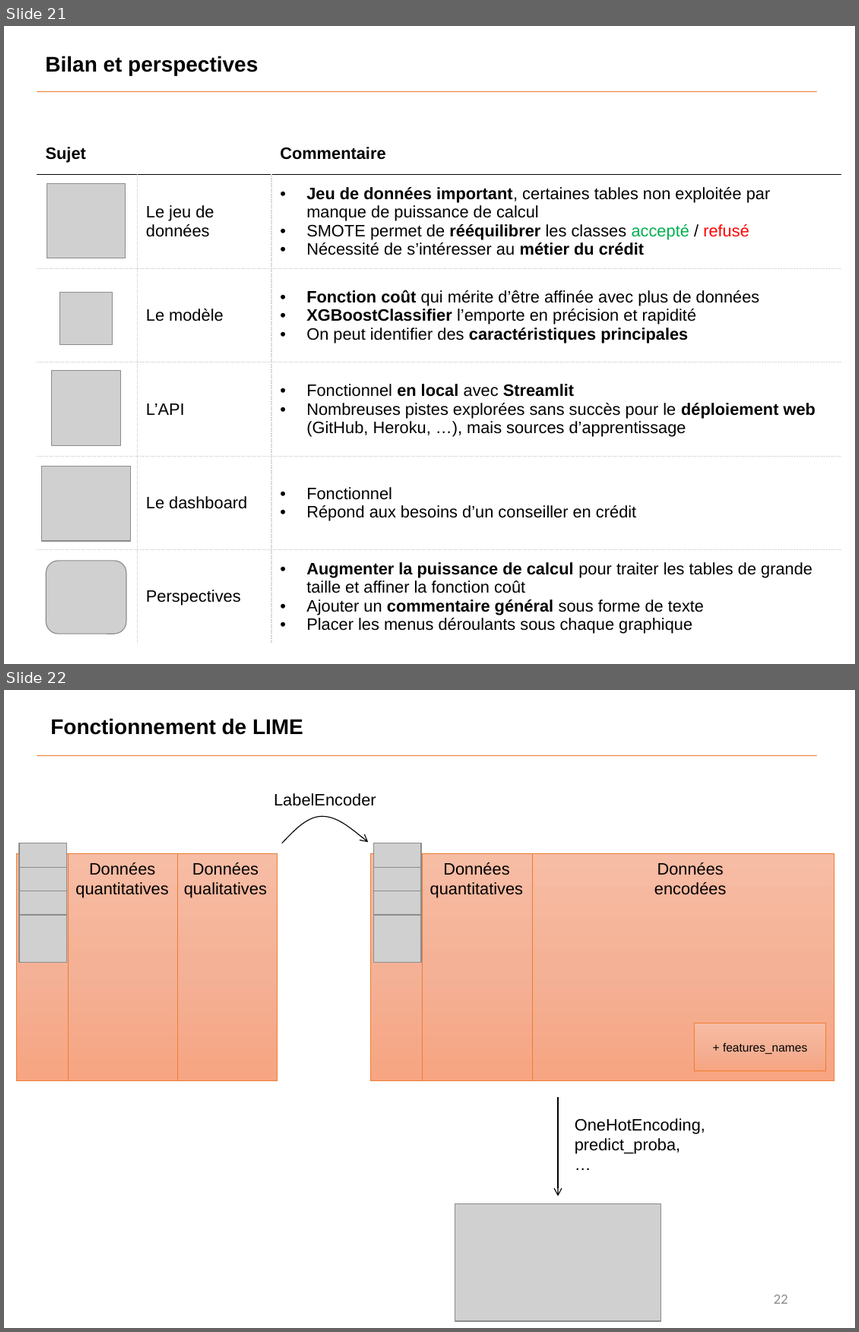
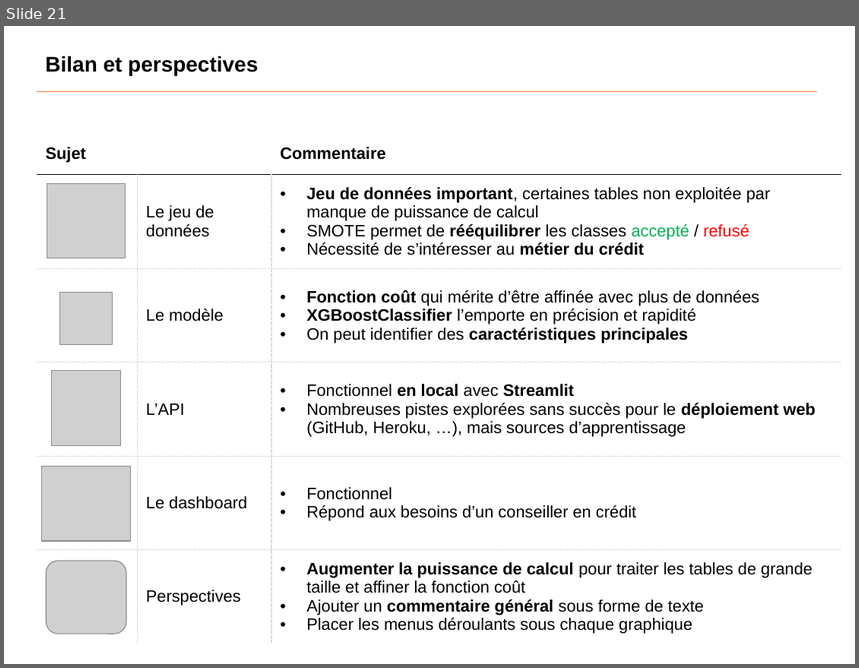
Before and after one commit to Benoit-78/P7_credit_loan_scoring_model, a slide deck: soutenance/P7_soutenance.pptx. Shown one above the other, each under a label of ours: slides 21 and 22 before the commit, slide 21 after it. The pictures are 859x1332 and 859x668 pixels, drawn with LibreOffice and Linux fonts; fonts in the diff are those of the drawing; grey boxes stand for pictures. Boxes give left, top, right and bottom in pixels: in the first picture for what was removed or moved away, otherwise in the second. Text is boxed around its words. In the diff, an @@ line names an element or a change of style, - is before the commit and + after.

```diff
--- a/soutenance/P7_soutenance.pptx
+++ b/soutenance/P7_soutenance.pptx
@@ slide 22 removed at [4, 690, 855, 1328], background #FFFFFF @@
@@ text removed at [50, 718, 303, 735] @@
-Fonctionnement de LIME
@@ line removed from (37, 755) to (817, 755) @@
@@ text removed at [274, 793, 376, 806] @@
-LabelEncoder
@@ freeform shape removed at [282, 816, 368, 844] @@
@@ picture removed at [19, 844, 67, 891] @@
@@ picture removed at [373, 844, 421, 891] @@
@@ rectangle removed at [17, 853, 278, 1081] @@
@@ picture removed at [19, 867, 67, 915] @@
@@ line removed from (68, 854) to (68, 1081) @@
@@ text removed at [75, 863, 168, 898] @@
-Données
-quantitatives
@@ line removed from (177, 854) to (177, 1081) @@
@@ text removed at [184, 863, 267, 898] @@
-Données
-qualitatives
@@ rectangle removed at [371, 853, 835, 1081] @@
@@ picture removed at [373, 867, 421, 915] @@
@@ line removed from (423, 854) to (423, 1081) @@
@@ text removed at [430, 863, 523, 898] @@
-Données
-quantitatives
@@ line removed from (533, 854) to (533, 1081) @@
@@ text removed at [655, 863, 727, 895] @@
-Données
-encodées
@@ picture removed at [19, 891, 67, 939] @@
@@ picture removed at [373, 891, 421, 939] @@
@@ picture removed at [19, 915, 67, 962] @@
@@ picture removed at [373, 915, 421, 962] @@
@@ rectangle removed at [694, 1023, 826, 1072] @@
-+ features_names
@@ arrow removed from (558, 1097) to (558, 1196) @@
@@ text removed at [575, 1119, 705, 1154] @@
-OneHotEncoding,
-predict_proba,
-…
@@ picture removed at [455, 1204, 661, 1322] @@
@@ page number removed at [774, 1295, 788, 1304] @@
-22
```
Also in this commit, not shown: 1 slide changed, 2 other slides removed.
